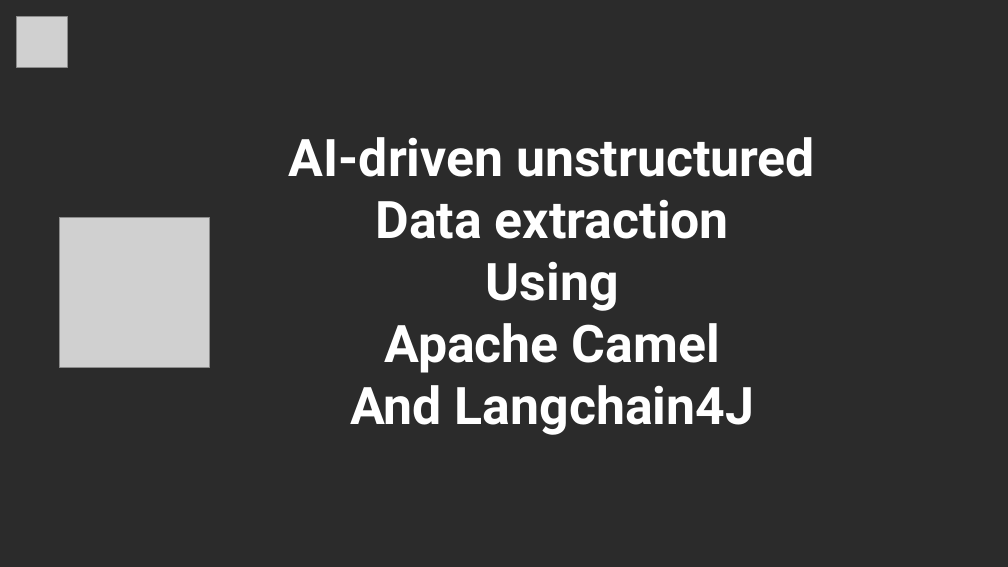
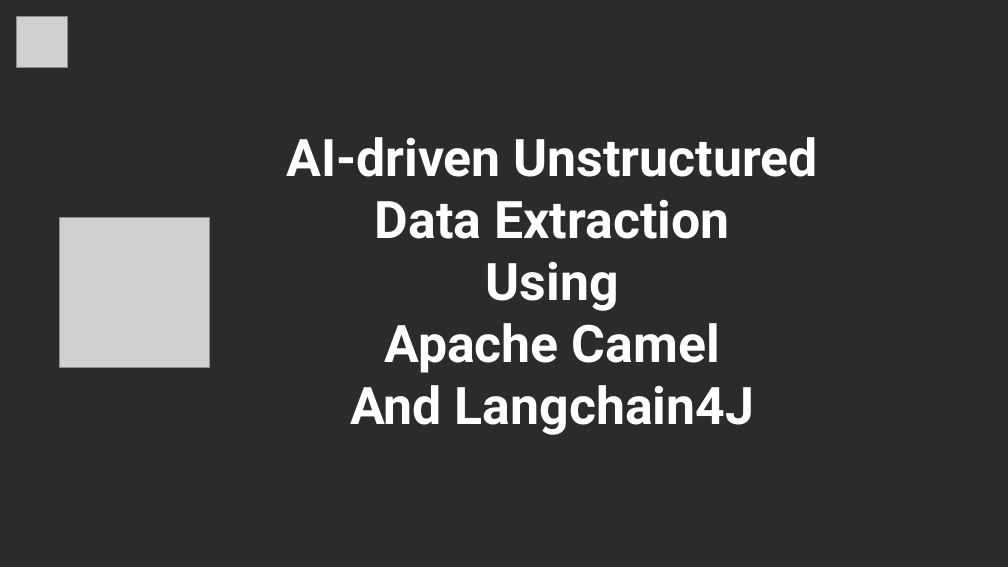
Before and after one commit to aldettinger/jcon-europe-2026, a slide deck: slide 1 of JCON Europe 2026.odp. Drawn at 1008x567 pixels with LibreOffice and Linux fonts; fonts in the diff are those of the drawing; grey boxes stand for pictures; background and template pictures are left out; a plain dark background stands for a picture behind light text. Boxes give left, top, right and bottom in pixels: in the first picture for what was removed or moved away, otherwise in the second. Text is boxed around its words. In the diff, an @@ line names an element or a change of style, - is before the commit and + after.

```diff
--- a/JCON Europe 2026.odp
+++ b/JCON Europe 2026.odp
@@ title at bbox=[286, 137, 818, 435]: text changed @@
-AI-driven unstructured
-Data extraction
-Using
-Apache Camel
-And Langchain4J
+AI-driven Unstructured
+Data Extraction
+Using
+Apache Camel
+And Langchain4J
```
Also in this commit, not shown: 6 other slides changed, 1 other file.
